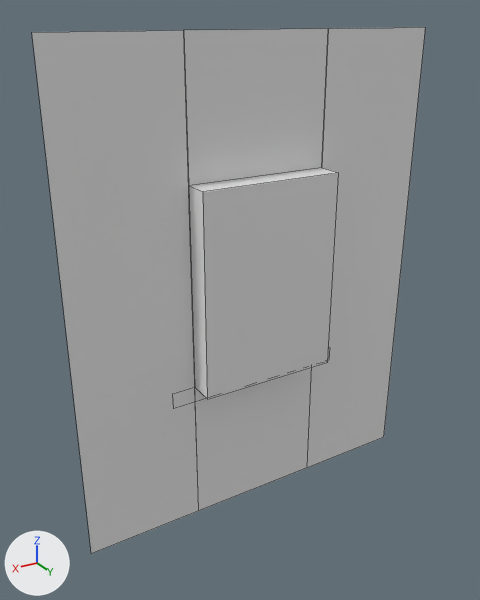
The FBX model modelos/region1_valle_del_alba/roblox/piezas/Pared_Ventana.fbx as it was, and as the next commit left it.
Both versions are drawn from a 50 mm lens placed at (10.82, 10.67, 10.25), pointed at (4.37, -0.08, 4.87). Every picture has the same lights, and +X, +Y and +Z are marked at lower left. The first picture is the older version. Mesh edges are drawn as thin lines. Where no turn or scale is listed for an object, it has been applied to the vertices. Vertices at exactly the same position are counted once.

The first picture shows 'Pared_Ventana'.
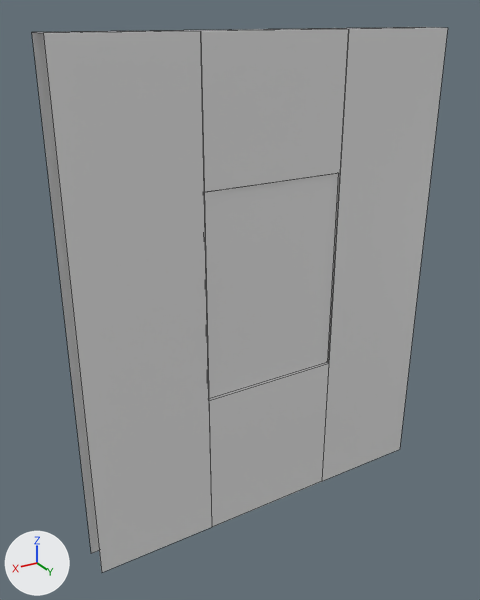
Patch to the scene script:
```diff
--- a/modelos/region1_valle_del_alba/roblox/piezas/Pared_Ventana.fbx.py
+++ b/modelos/region1_valle_del_alba/roblox/piezas/Pared_Ventana.fbx.py
@@ me_k_pared_ventana @@
 # used by ob_pared_ventana; location = (0.0, 0.0, 0.0)
 # verts and faces of me_k_pared_ventana; kept vertices keep their numbers, new ones are numbered from 24
 # before: 3 (0.0, 0.0, 10.0) at pixel (425, 27), 6 (8.0, 0.0, 10.0) at pixel (31, 32), 8 (2.5, 0.0, 7.4) at pixel (321, 167), 9 (5.5, 0.0, 7.4) at pixel (188, 185), 10 (5.5, 0.0, 3.2) at pixel (194, 387)
 # before: 11 (2.5, 0.0, 3.2), 12 (5.5, 0.55, 3.2) at pixel (207, 399), 13 (2.5, 0.55, 3.2) at pixel (327, 362), 14 (2.5, 0.55, 7.4) at pixel (338, 172), 15 (5.5, 0.55, 7.4) at pixel (203, 191)
-me_k_pared_ventana.from_pydata(...)  # 24 vertices, 14 faces; spans x 0.0..8.0, y -0.45..0.55, z 0.0..10.0
+me_k_pared_ventana.from_pydata(...)  # 36 vertices, 19 faces; spans x 0.0..8.0, y -0.45..0.6, z 0.0..10.0
+# me_k_pared_ventana part 1
+delete_faces([(10, 12, 13, 11), (8, 14, 15, 9), (8, 11, 13, 14), (9, 15, 12, 10)])
+for new, old in zip([*range(24, 30)], [3, 6, *range(8, 12)]): verts[new] = verts[old] + (0.0, 0.6, 0.0)
+verts[30] = (2.5, 0.6, 10.0)  # pixel (348, 29)
+verts[31] = (2.5, 0.6, 0.0)  # pixel (321, 481)
+verts[32] = (0.0, 0.6, 0.0)  # pixel (399, 449)
+verts[33] = (5.5, 0.6, 10.0)  # pixel (200, 31)
+verts[34] = (8.0, 0.6, 0.0)  # pixel (101, 572)
+verts[35] = (5.5, 0.6, 0.0)  # pixel (211, 527)
+faces += [(10, 28, 29, 11), (8, 26, 27, 9), (8, 11, 29, 26), (9, 27, 28, 10), (24, 30, 31, 32), (25, 34, 35, 33)]
+faces += [(26, 30, 33, 27), (28, 35, 31, 29), (3, 6, 25, 24)]
 me_k_pared_ventana.materials.append(mat_atlas_kit)
```

Boxes [x1, y1, x2, y2] around the edits, measured in the pictures (480 x 600 px):
'Pared_Ventana', reshaped: before [32, 27, 425, 554]; after [32, 27, 448, 572]
part 1 of me_k_pared_ventana, built on: before [189, 168, 338, 399]; after [34, 27, 448, 572]
